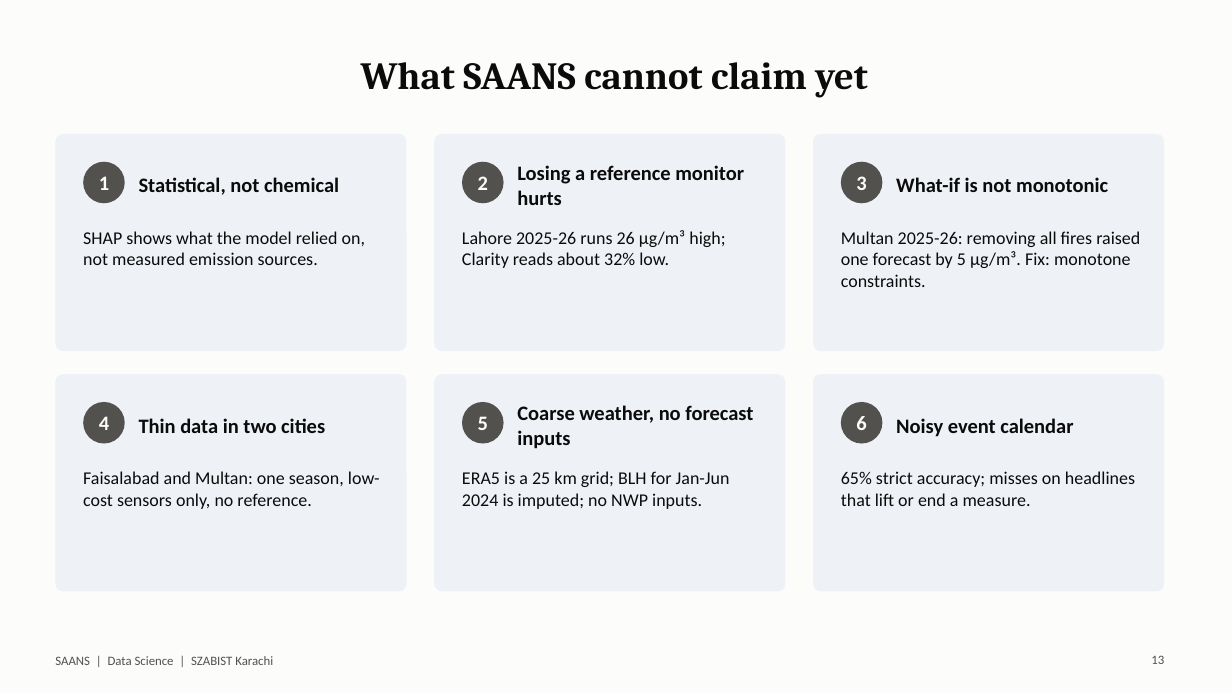
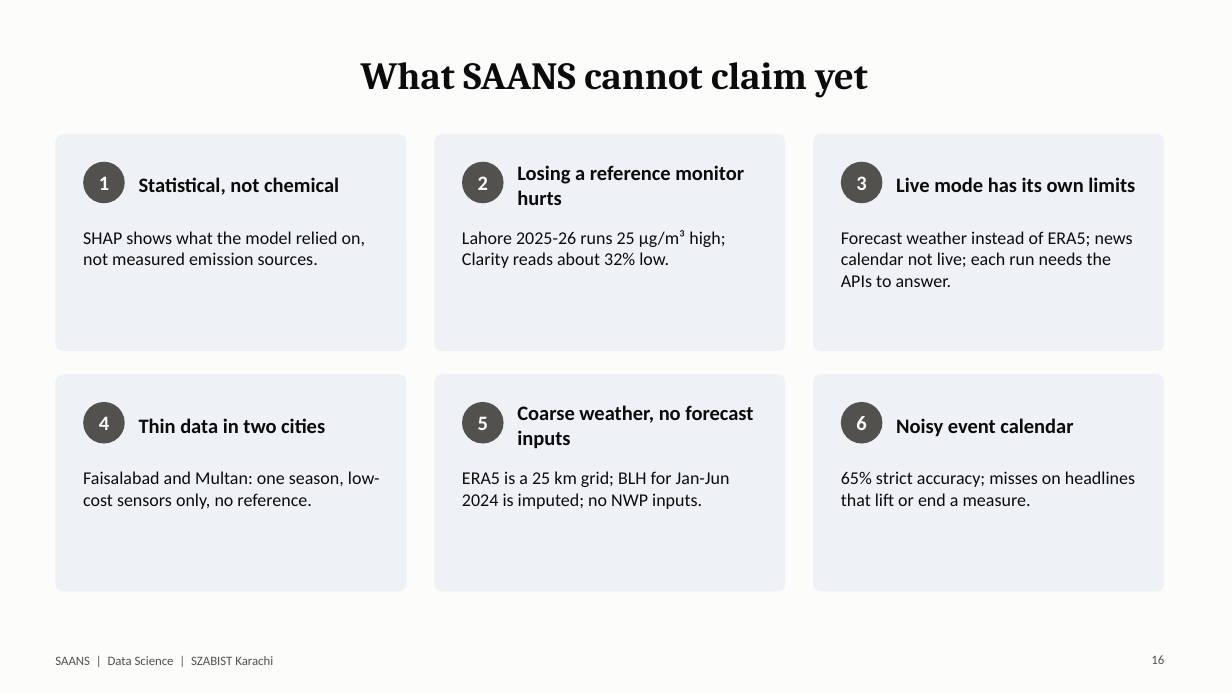
Before and after one commit to FarhanRajputFelix/saans, a slide deck: slide 16 of reports/SAANS_Presentation.pptx (slide 13 before the commit). Drawn at 1232x693 pixels with LibreOffice and Linux fonts; fonts in the diff are those of the drawing. Boxes give left, top, right and bottom in pixels: in the first picture for what was removed or moved away, otherwise in the second. Text is boxed around its words. In the diff, an @@ line names an element or a change of style, - is before the commit and + after.

```diff
--- a/reports/SAANS_Presentation.pptx
+++ b/reports/SAANS_Presentation.pptx
@@ text at [896,177,1135,192]: text changed @@
-What-if is not monotonic
+Live mode has its own limits
@@ text at [462,230,725,268]: text changed @@
-Lahore 2025-26 runs 26 µg/m³ high; Clarity reads about 32% low.
+Lahore 2025-26 runs 25 µg/m³ high; Clarity reads about 32% low.
@@ text at [841,231,1133,287]: text changed @@
-Multan 2025-26: removing all fires raised one forecast by 5 µg/m³. Fix: monotone constraints.
+Forecast weather instead of ERA5; news calendar not live; each run needs the APIs to answer.
@@ page number at [1151,655,1164,664]: text changed @@
-13
+16
```
Also in this commit, not shown: 10 other slides changed, 4 slides added, 1 slide removed, 4 other files.
